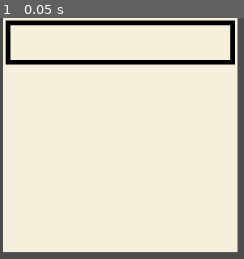
Above: before the commit, frame 1.
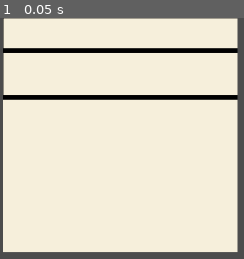
Above: after the commit, the same moment.

Repository: PerMalmberg/BookOfShaders-Godot
Game: Godot game, scene res://07/07.tscn
Two runs of this game, one before a commit and one after it. Both use one fixed random seed, a clock stepped at 60 frames per second and the inputs below.
Inputs:
- Up to frame 1 (0.05 s): no input

The runs differ from the first frame. In frame 1, 9.3% of the frame differs, in the area x 1-98%, y 0-35%.

Commit message:
Learning...

Diff:
--- a/07/07_rect.shader
+++ b/07/07_rect.shader
@@ -75,12 +75,13 @@
 
 	vec3 color = biege;
 	float gradient_amount = 0.002;
-	float width = 0.02;
+	float line_width = 0.02;
 
-	vec3 intensity = rect_outline(uv, vec2(0.01, 0.8), vec2(0.99, 0.99), width, gradient_amount);
+	vec3 intensity = rect_outline(uv, vec2(-line_width, 0.85), vec2(1.1, 1.0 + line_width), line_width, gradient_amount);
 	color = mix(color, black, intensity);
-	//intensity = rect_outline(uv, vec2(0.07, 0.8), vec2(0.2, 1.0), width, gradient_amount);
-	//color = mix(color, black, intensity);
+	intensity = rect_outline(uv, vec2(-line_width, 0.65), vec2(1.1, 1.0 + line_width), line_width, gradient_amount);
+	color = mix(color, black, intensity);
+
 
     COLOR = vec4(color,1.0);
 }
